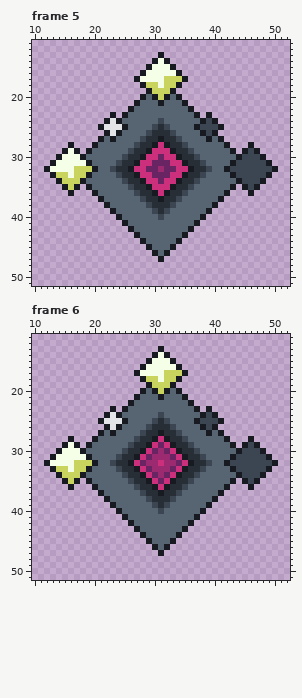
Two versions of one pixel-art file, Game Off Game Jam Prototype/Assets/Textures/KeyTotem/Key_Pedestal.aseprite. The picture above was drawn from the file before the commit.
64x64 pixels, 6 frames. Shown: frame 5: x 10..52, y 11..51; frame 6: x 10..52, y 11..51. The commit also changed other frames, which this record leaves out.
The result:
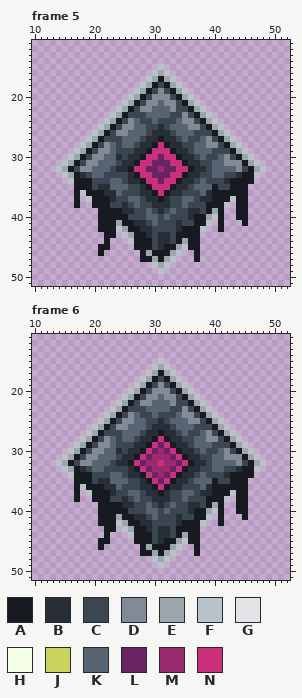
Palette (. is transparent): A #171a20  B #272e36  C #3b4652  D #818a96  E #9da6ad  F #b9c2c8  G #e3e4e8  H #f5ffe8  J #c8d45d  K #576573  L #692464  M #9c2a70  N #cc2f7b
Diff:
layer "Layer 3" opacity 100% -> 38%
layer "Layer 4" removed
Changed rows in their new state; - is an unchanged pixel.
Frame 5:
first column x 12:
13 -------------------.-------------------
14 ------------------...------------------
15 -----------------..F..-----------------
16 ----------------..FEF..----------------
17 ---------------..FEAEF..---------------
18 ----------------FEACAEF----------------
19 ---------------FE-CDC-EF---------------
20 --------------FE-CDDDC-EF--------------
21 -------------FE-CDDKDDC-EF-------------
22 ------------FE-CDD---DCC-EF------------
23 -----------FE-CCC----CCDC-EF-----------
24 ----------FE-CD-CC--CC-DDC-EF----------
25 ---------FEACDD--C------DD-AEF---------
26 --------FE-CDD-----------CC--EF--------
27 -------FE-CCC-----------CC-DC-EF-------
28 ----.-FE-CD-C-----------C--DDC-EF-.----
29 ---..FE-CDD-CC--------------CCC-EF..---
30 --..FE-CDD--B--------------CC-DC-EF..--
31 -..FEACDD------------------C--DDDAEF..-
32 ..FEACDDK---------------------KKD-AEF..
33 -..FEABC--CC-C-------------C--CCBAAF..-
34 --..FA-ACCC----------------CCCBA-AA..--
35 ---..-A-CBB----C------------ACC-A-..---
36 ----.AFA-ABB-CC---------CC-BAA-AAA.----
37 -----A-FA-ABCC-------C---CBBA-AFAA-----
38 -----A--AA-CCBC-C-----C-CCCA-AF-AA-----
39 ---------AA-ABBCC-----CCBBC-EA--AA-----
40 ---------AAA-ACCC----CCCBA-EFA--AA-----
41 ---------AAAE-ABBC-CCCBCC-AF-A---A-----
42 ---------AAAFE-ABBCCCCBA-AF--A---------
43 ----------AA-FE-ABCBBCA-AA-------------
44 ----------A---FA-ACBBC-EAA-------------
45 ---------AA----AA-CBA-EFAA-------------
46 ---------A------AE-A-EF--A-------------
47 ----------------AAE-EF---A-------------
48 ------------------FEF------------------
49 -------------------F-------------------
Frame 6: the same change as frame 5
Boxes around the changes in both pictures, in picture pixels (x1, y1, x2, y2):
changed: (44, 52, 278, 274)
changed: (44, 346, 278, 568)
